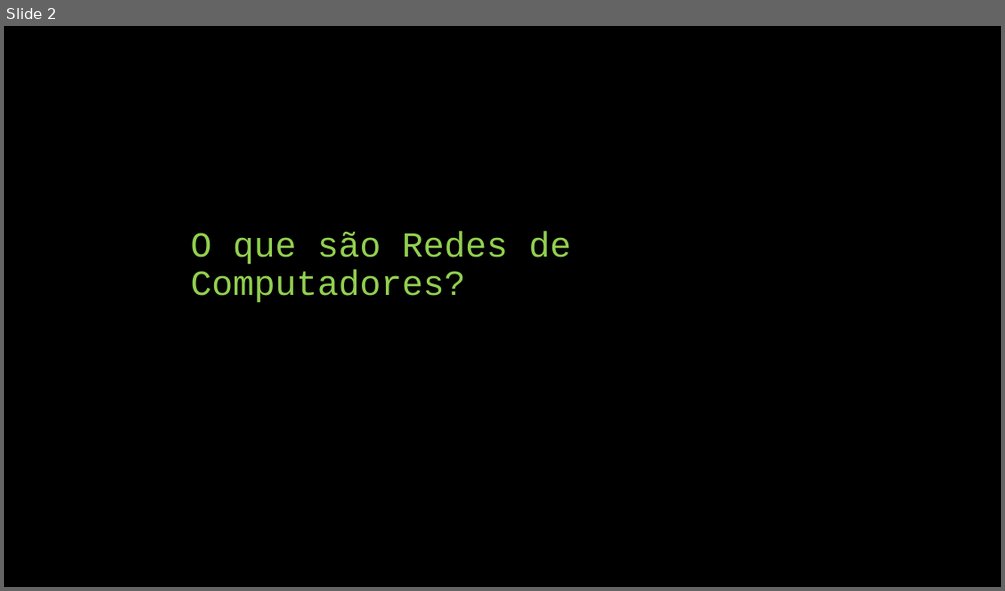
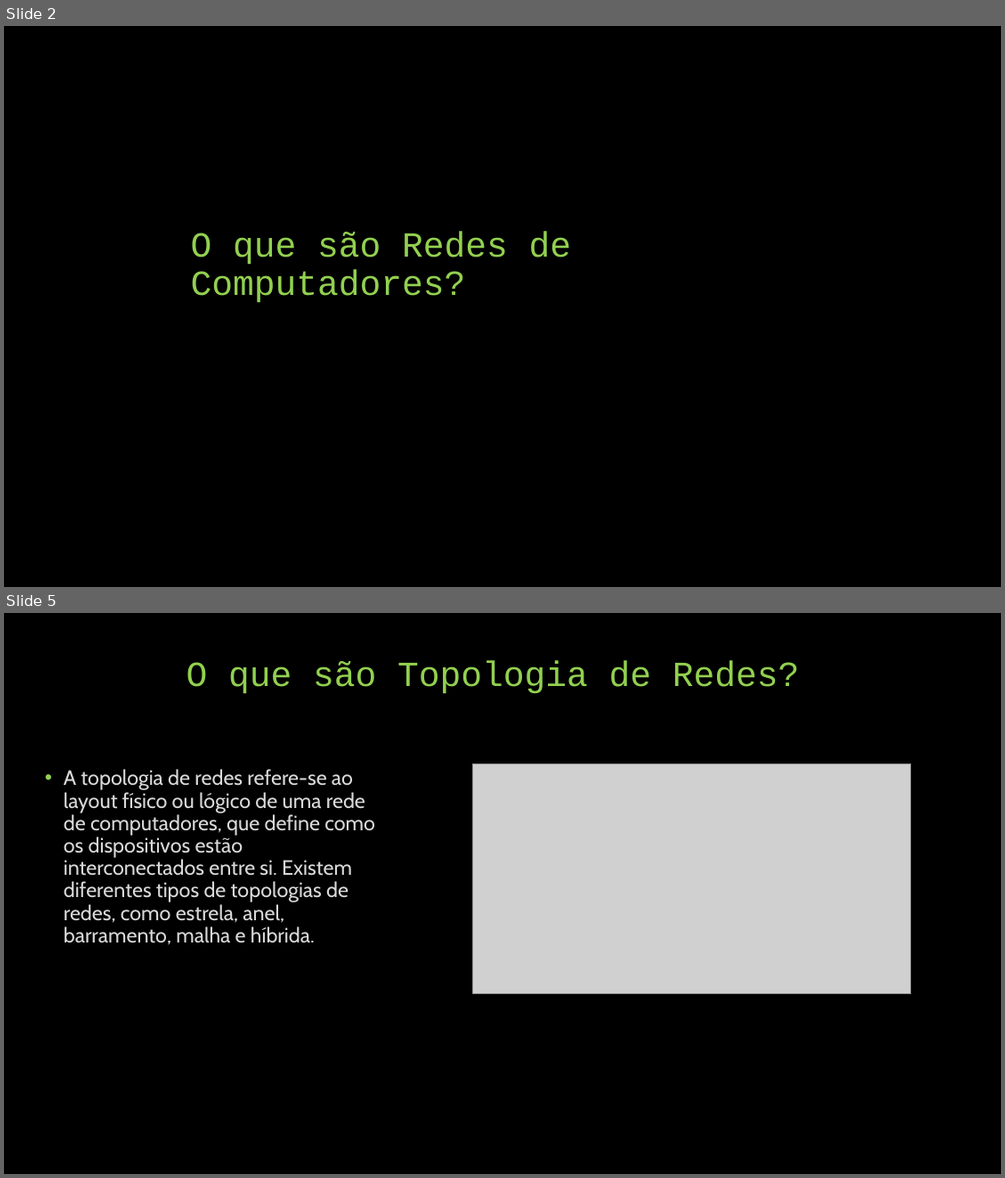
Before and after one commit to AlissoNNunes1/UNIT, a slide deck: rede de computadores/me1redes/Rede de Computadores.pptx. Shown one above the other, each under a label of ours: slide 2 before the commit, slides 2 and 5 after it; the slides between them are not shown. The pictures are 1005x591 and 1005x1178 pixels, drawn with LibreOffice and Linux fonts; fonts in the diff are those of the drawing; grey boxes stand for pictures. Boxes give left, top, right and bottom in pixels: in the first picture for what was removed or moved away, otherwise in the second. Text is boxed around its words. In the diff, an @@ line names an element or a change of style, - is before the commit and + after.

```diff
--- a/rede de computadores/me1redes/Rede de Computadores.pptx
+++ b/rede de computadores/me1redes/Rede de Computadores.pptx
@@ slide 5 added at (4,613,1001,1174), background #000000 @@
@@ title added at (186,660,800,694), 34 pt, text #92D050 @@
+O que são Topologia de Redes?
@@ text added at (64,769,375,945), 20 pt, text #D9D9D9 @@
+• A topologia de redes refere-se ao layout físico ou lógico de uma rede de computadores, que define como os dispositivos estão interconectados entre si. Existem diferentes tipos de topologias de redes, como estrela, anel, barramento, malha e híbrida.
@@ picture added at (473,764,911,994) @@
```
Also in this commit, not shown: 1 slide changed, 10 other slides added, 9 slides removed, 26 other files.
